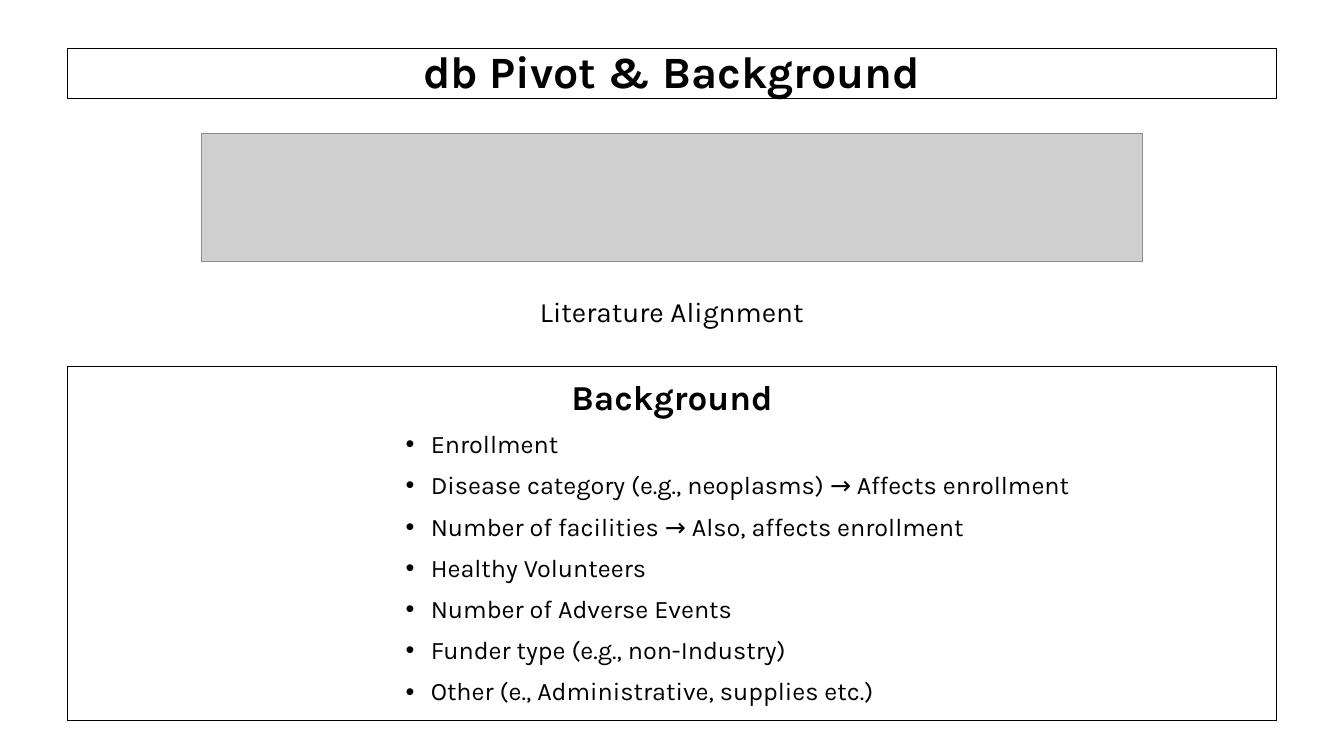
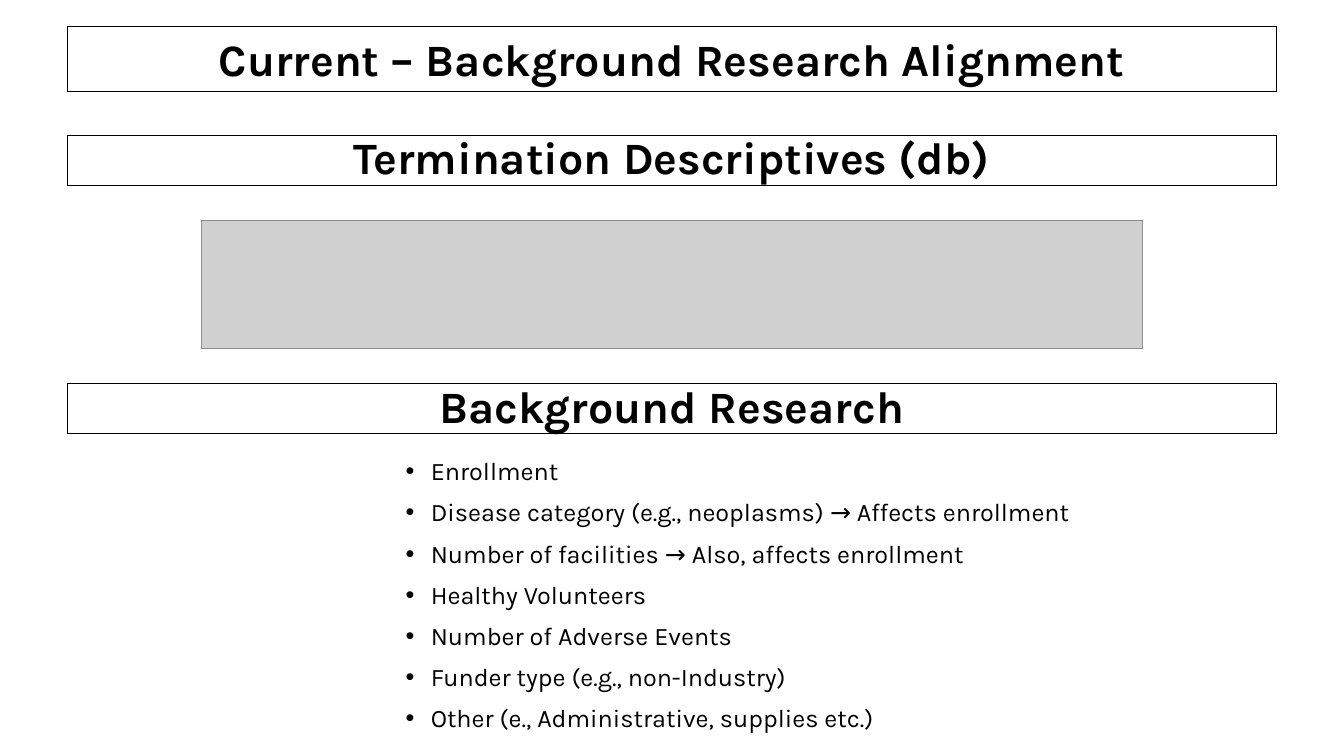
Before and after one commit to AndreouEugenia/Thesis, a slide deck: slide 26 of Thesis_Presentation.pptx (slide 20 before the commit). Drawn at 1344x756 pixels with LibreOffice and Linux fonts; fonts in the diff are those of the drawing; grey boxes stand for pictures; background and template pictures are left out. Boxes give left, top, right and bottom in pixels: in the first picture for what was removed or moved away, otherwise in the second. Text is boxed around its words. In the diff, an @@ line names an element or a change of style, - is before the commit and + after.

```diff
--- a/Thesis_Presentation.pptx
+++ b/Thesis_Presentation.pptx
@@ rectangle "Current – Background Research Alignment": place and size @@
-rectangle "Current – Background Research Alignment" at <box>540,302,803,329</box>
+rectangle "Current – Background Research Alignment" at <box>68,26,1277,91</box>
@@ rectangle "Current – Background Research Alignment" at <box>68,26,1277,91</box>: outline none to #000000 0.75 pt @@
@@ text in rectangle at <box>219,44,1124,88</box>: text changed; size 20 to 32 pt; bold on @@
-Literature Alignment
+Current – Background Research Alignment
@@ title "Termination Descriptives (db)": place and size @@
-title "Termination Descriptives (db)" at <box>68,48,1277,99</box>
+title "Termination Descriptives (db)" at <box>68,135,1277,186</box>
@@ title at <box>353,135,990,186</box>: text changed @@
-db Pivot & Background
+Termination Descriptives (db)
@@ picture: place and size @@
-picture at <box>202,134,1142,262</box>
+picture at <box>202,221,1142,349</box>
@@ rectangle added at <box>68,383,1277,434</box>, outline #000000 0.75 pt, 32 pt, text #000000, bold @@
+Background Research
@@ text at <box>571,386,772,419</box>: paragraph removed @@
-Background
@@ text "Enrollment": place and size @@
-text "Enrollment" at <box>68,366,1277,720</box>
+text "Enrollment" at <box>431,462,1069,733</box>
@@ text "Enrollment" at <box>431,462,1069,733</box>: outline #000000 0.75 pt to none @@
```
Also in this commit, not shown: 9 other slides changed, 4 slides added, 1 slide removed, 1 other file.
